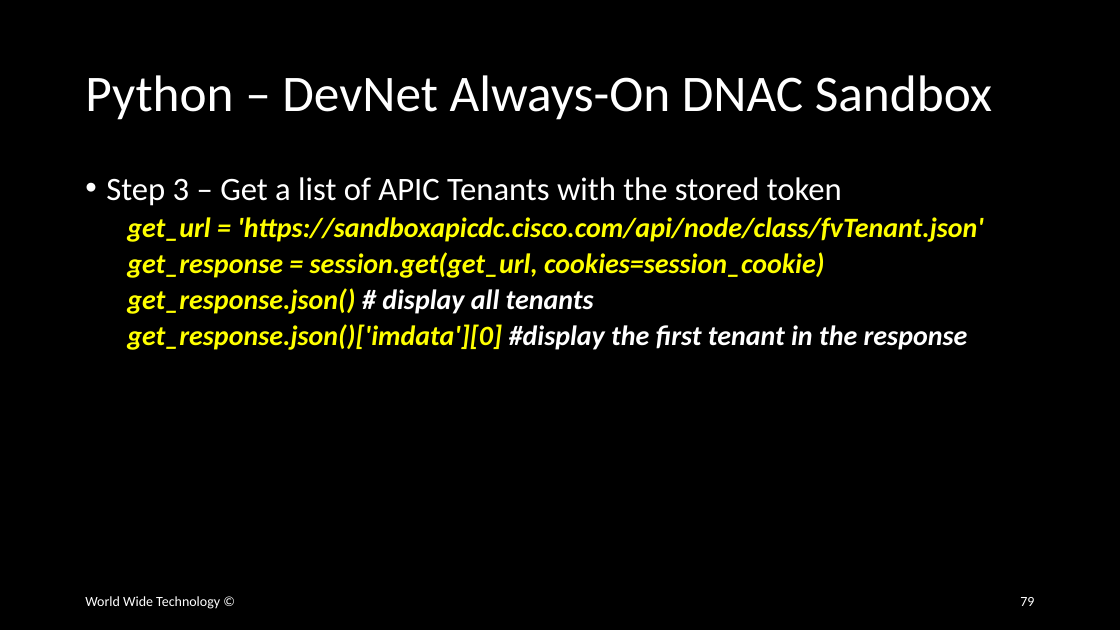
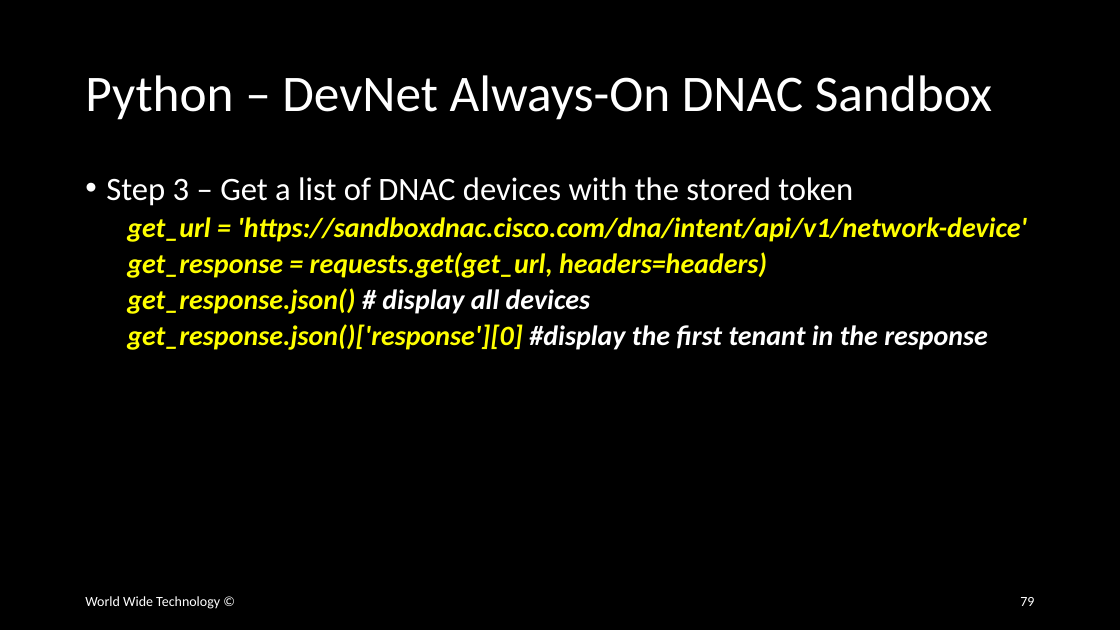
Before and after one commit to wwt/curl-requests-foundations, a slide deck: slide 79 of curl-requests-foundations.pptx. Drawn at 1120x630 pixels with LibreOffice and Linux fonts; fonts in the diff are those of the drawing. Boxes give left, top, right and bottom in pixels: in the first picture for what was removed or moved away, otherwise in the second. Text is boxed around its words. In the diff, an @@ line names an element or a change of style, - is before the commit and + after.

Commit message:
Added DNAC Python commands

```diff
--- a/curl-requests-foundations.pptx
+++ b/curl-requests-foundations.pptx
@@ text at [106,177,1027,350]: text changed @@
-• Step 3 – Get a list of APIC Tenants with the stored token
-  get_url = 'https://sandboxapicdc.cisco.com/api/node/class/fvTenant.json'
-  get_response = session.get(get_url, cookies=session_cookie)
-  get_response.json() # display all tenants
-  get_response.json()['imdata'][0] #display the first tenant in the response
+• Step 3 – Get a list of DNAC devices with the stored token
+  get_url = 'https://sandboxdnac.cisco.com/dna/intent/api/v1/network-device'
+  get_response = requests.get(get_url, headers=headers)
+  get_response.json() # display all devices
+  get_response.json()['response'][0] #display the first tenant in the response
```
Also in this commit, not shown: 5 other slides changed.
